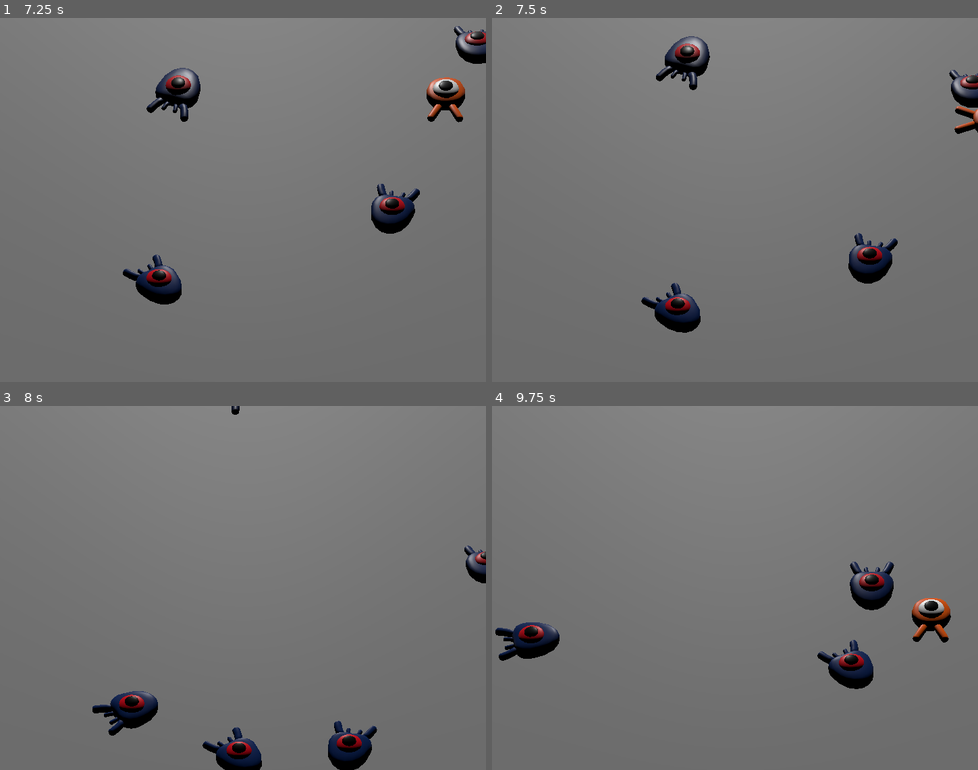
Above: before the commit, frames 1-4 (two rows, left to right).
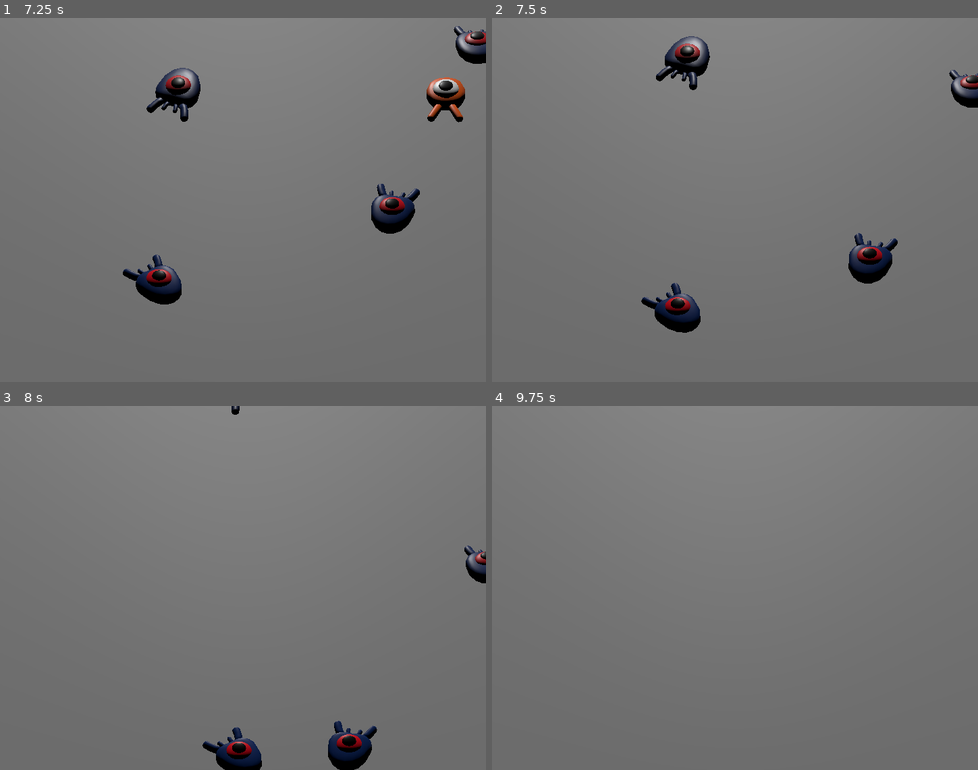
Above: after the commit, the same moments.

Repository: mdorizon/godot-3D-Tutorial
Game: Godot game, scene res://main.tscn
Two runs of this game, one before a commit and one after it. Both use one fixed random seed, a clock stepped at 60 frames per second and the inputs below.
Inputs:
- Up to frame 1 (7.25 s): tap Enter at 0.5 s; hold D (move_right) 0.53-1.28 s; tap Space (jump) at 0.77, 1.52, 3.02, 3.77, 4.52, 6.02, 6.77 s; hold S (move_back) 1.28-2.03 s; hold D (move_right) 2.03-2.78 s; hold W (move_forward) 2.78-3.53 s; hold A (move_left) 3.53-5.03 s; hold S (move_back) 5.03-5.78 s; hold D (move_right) 5.78-6.53 s; hold W (move_forward) from 6.53 s (still down)
- Up to frame 2 (7.5 s): release W (move_forward) at 7.28 s; hold D (move_right) from 7.28 s (still down)
- Up to frame 3 (8 s): keep holding D (move_right); tap Space (jump) at 7.52 s
- Up to frame 4 (9.75 s): release D (move_right) at 8.03 s; hold S (move_back) 8.03-8.78 s; hold A (move_left) 8.78-9.53 s; tap Space (jump) at 9.02 s; hold W (move_forward) from 9.53 s (still down)

Frame 1 is identical in both runs. In frame 2, 0.2% of the frame differs, in the area x 95-100%, y 24-32%; in frame 3, 0.9%; in frame 4, 3.4%, in the area x 0-95%, y 42-78%.
Error after the commit: Invalid access to property or key 'position' on a base object of type 'null instance'. (res://main.tscn::GDScript_q0xor:15)

Commit message:
:sparkles: hitbox with the area node

Diff:
--- a/player.gd
+++ b/player.gd
@@ -64,3 +64,17 @@
 				target_velocity.y = bounce_impulse
 				# Prevent further duplicate calls.
 				break
+
+# Emitted when the player was hit by a mob.
+# Put this at the top of the script.
+signal hit
+
+
+# And this function at the bottom.
+func die():
+	hit.emit()
+	queue_free()
+
+
+func _on_mob_detector_body_entered(body):
+	die()
--- a/player.tscn
+++ b/player.tscn
@@ -1,10 +1,14 @@
-[gd_scene load_steps=4 format=3 uid="uid://da6367lgaycfe"]
+[gd_scene load_steps=5 format=3 uid="uid://da6367lgaycfe"]
 
 [ext_resource type="Script" path="res://player.gd" id="1_tbp5k"]
 [ext_resource type="PackedScene" uid="uid://cyxxgtqnlj1jj" path="res://art/player.glb" id="1_u5upg"]
 
 [sub_resource type="SphereShape3D" id="SphereShape3D_bnk55"]
 radius = 0.8
+
+[sub_resource type="CylinderShape3D" id="CylinderShape3D_pf0p6"]
+height = 0.2
+radius = 1.0
 
 [node name="Player" type="CharacterBody3D"]
 collision_mask = 6
@@ -16,3 +20,14 @@
 
 [node name="CollisionShape3D" type="CollisionShape3D" parent="."]
 shape = SubResource("SphereShape3D_bnk55")
+
+[node name="MobDetector" type="Area3D" parent="."]
+collision_layer = 0
+collision_mask = 2
+monitorable = false
+
+[node name="CollisionShape3D" type="CollisionShape3D" parent="MobDetector"]
+transform = Transform3D(1, 0, 0, 0, 1, 0, 0, 0, 1, 0, 0.820352, 0)
+shape = SubResource("CylinderShape3D_pf0p6")
+
+[connection signal="body_entered" from="MobDetector" to="." method="_on_mob_detector_body_entered"]
